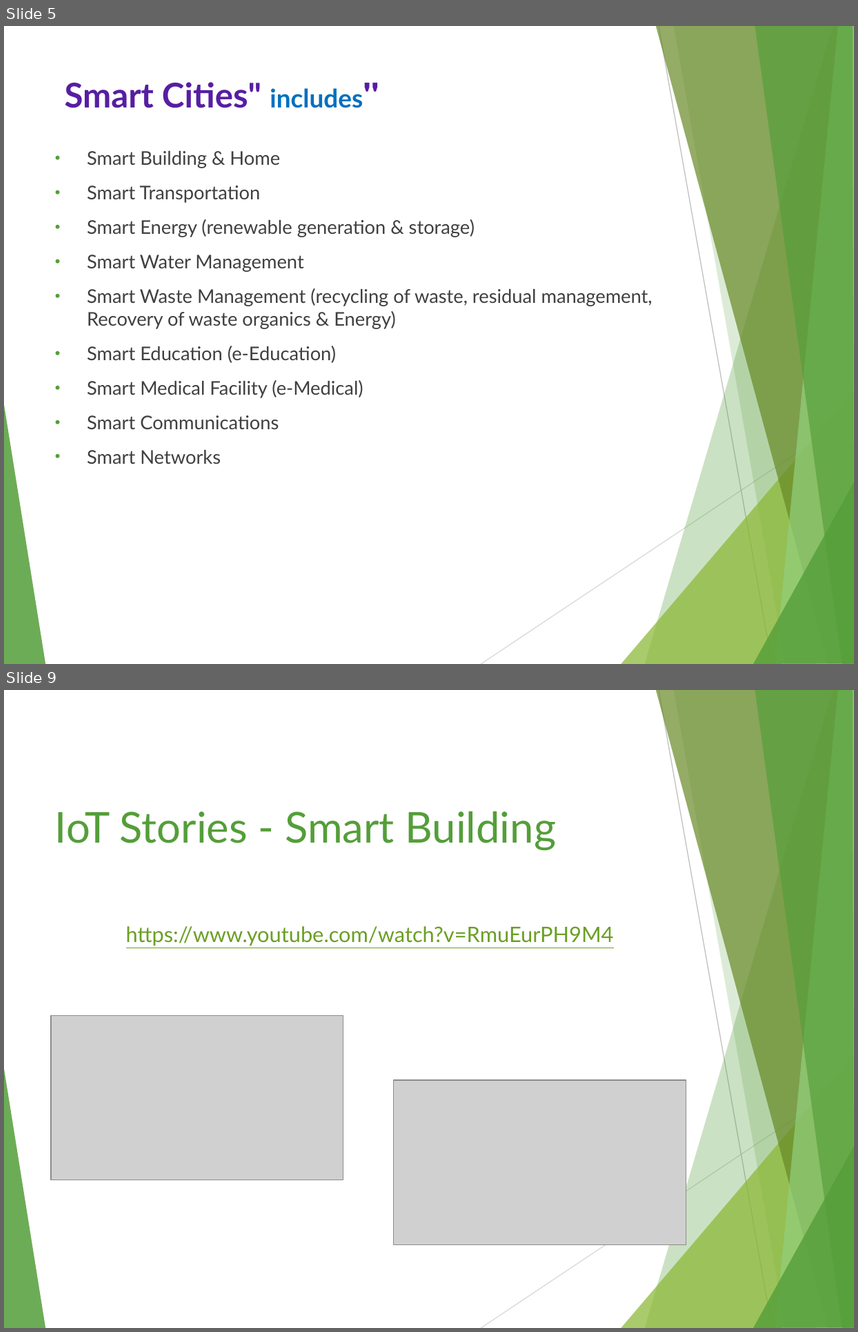
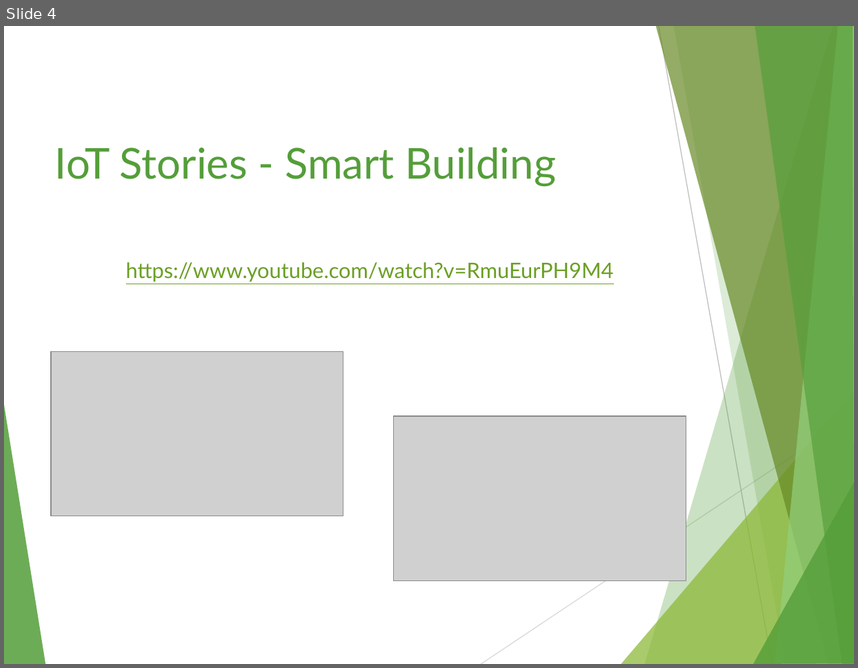
Before and after one commit to Idancw/Arduino-2017S, a slide deck: Presentation/Smart Cities.pptx. Shown one above the other, each under a label of ours: slides 5 and 9 before the commit, slide 4 after it; the slides between them are not shown. The pictures are 858x1332 and 858x668 pixels, drawn with LibreOffice and Linux fonts; fonts in the diff are those of the drawing; grey boxes stand for pictures. Boxes give left, top, right and bottom in pixels: in the first picture for what was removed or moved away, otherwise in the second. Text is boxed around its words. In the diff, an @@ line names an element or a change of style, - is before the commit and + after.

```diff
--- a/Presentation/Smart Cities.pptx
+++ b/Presentation/Smart Cities.pptx
@@ slide 5 removed at (x1=4, y1=26, x2=854, y2=664), background #FFFFFF; not listed: 10 template elements that a slide beside it also shows @@
@@ title removed at (x1=65, y1=82, x2=363, y2=108) @@
-"Smart Cities" includes
@@ text removed at (x1=87, y1=151, x2=653, y2=463) @@
-• Smart Building & Home
-• Smart Transportation
-• Smart Energy (renewable generation & storage)
-• Smart Water Management
-• Smart Waste Management (recycling of waste, residual management, Recovery of waste organics & Energy)
-• Smart Education (e-Education)
-• Smart Medical Facility (e-Medical)
-• Smart Communications
-• Smart Networks
@@ what was slide 9 is now slide 4 @@
```
Also in this commit, not shown: 2 slides changed, 1 slide added, 5 other slides removed.
